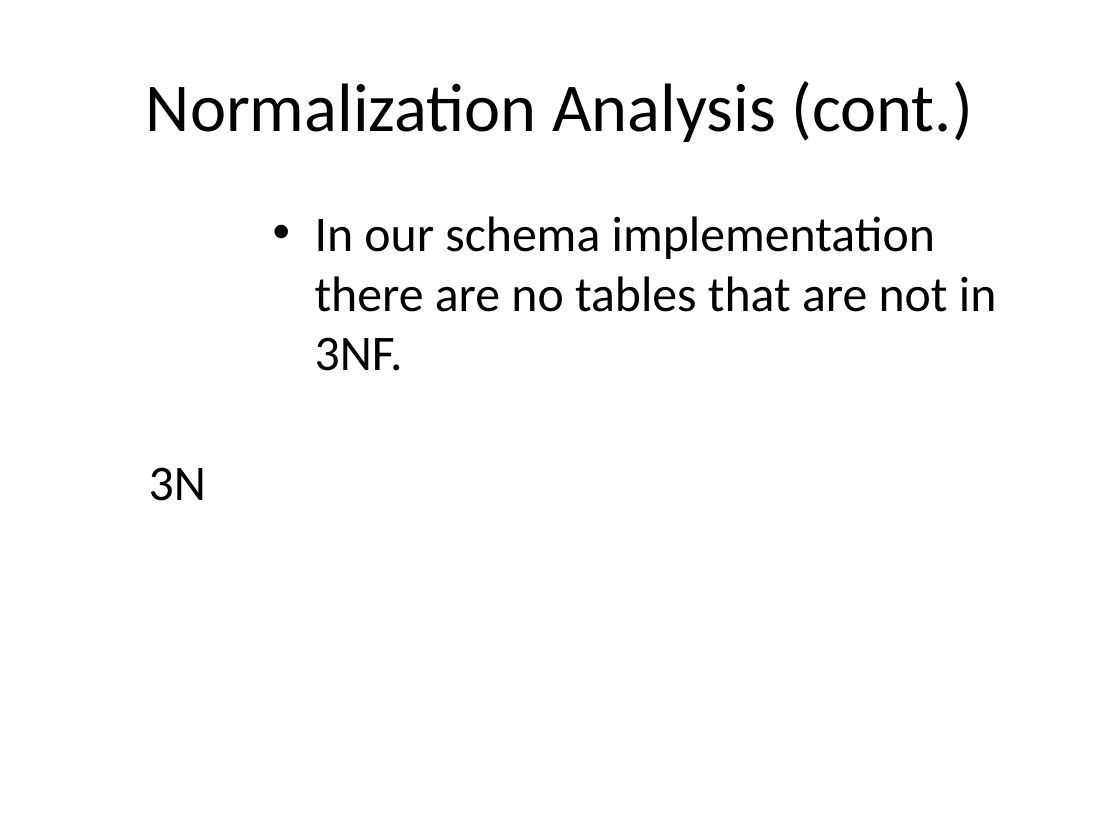
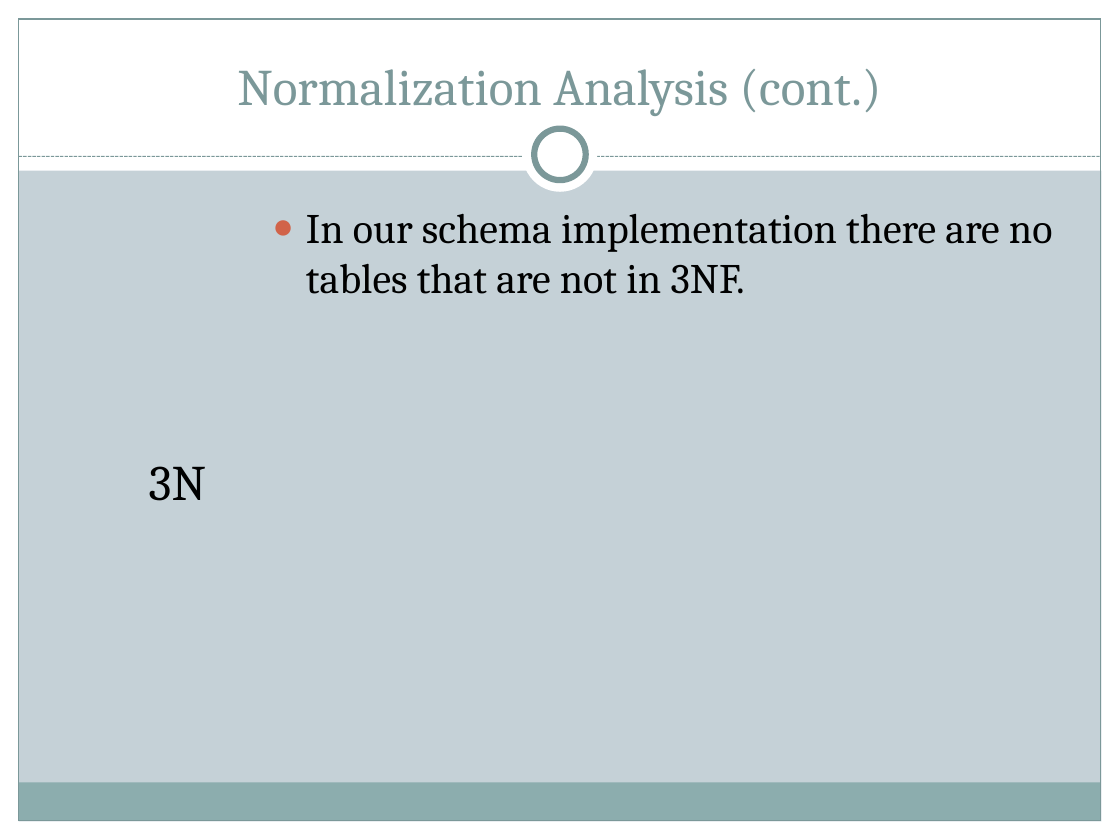
Before and after one commit to gwalda19/hairy-wookie, a slide deck: slide 11 of Minibase/FinalProject/FinalPresentation.pptx. Drawn at 1120x840 pixels with LibreOffice and Linux fonts; fonts in the diff are those of the drawing. Boxes give left, top, right and bottom in pixels: in the first picture for what was removed or moved away, otherwise in the second. Text is boxed around its words. In the diff, an @@ line names an element or a change of style, - is before the commit and + after.

```diff
--- a/Minibase/FinalProject/FinalPresentation.pptx
+++ b/Minibase/FinalProject/FinalPresentation.pptx
@@ background #FFFFFF to #C5D1D7 @@
@@ rectangle added at bbox=[0, 0, 1120, 170], fill #FFFFFF @@
@@ rectangle added at bbox=[0, 0, 19, 840], fill #FFFFFF @@
@@ rectangle added at bbox=[19, 19, 1101, 821], outline #7C999A 0.75 pt @@
@@ title "Normalization Analysis (cont.)": place and size @@
-title "Normalization Analysis (cont.)" at bbox=[146, 81, 972, 142]
+title "Normalization Analysis (cont.)" at bbox=[237, 69, 882, 116]
@@ title "Normalization Analysis (cont.)" at bbox=[237, 69, 882, 116]: size 44 to 33 pt, font Calibri to Cambria, text colour #000000 to #7C999A; vertical alignment middle to bottom @@
@@ rectangle added at bbox=[1101, 0, 1120, 840], fill #FFFFFF @@
@@ ellipse added at bbox=[523, 118, 598, 193], fill #FFFFFF @@
@@ ellipse added at bbox=[534, 129, 586, 180], fill #FFFFFF, outline #7C999A 4 pt @@
@@ line added from (19, 157) to (1101, 157), #7C999A 0.75 pt dashed @@
@@ text "In our schema implementation there ..." at bbox=[306, 213, 1053, 294]: size 32 to 27 pt, font Calibri to Cambria; bullet • to ●; less space between paragraphs @@
@@ text "3N" at bbox=[149, 466, 206, 501]: font Calibri to Cambria @@
@@ rectangle added at bbox=[18, 783, 1100, 821], fill #8CADAE @@
@@ rectangle added at bbox=[0, 821, 1120, 840], fill #FFFFFF @@
```
Also in this commit, not shown: 12 other slides changed, 8 slides added, 6 slides removed.
